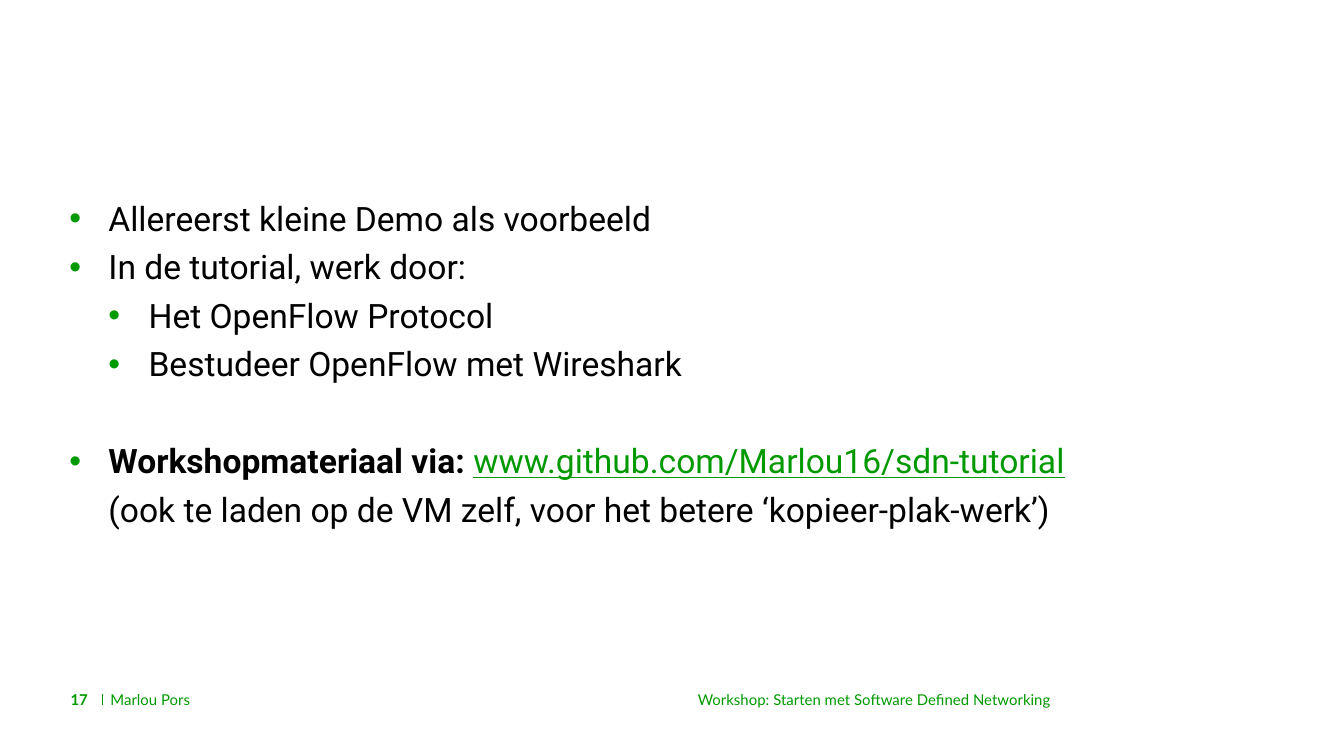
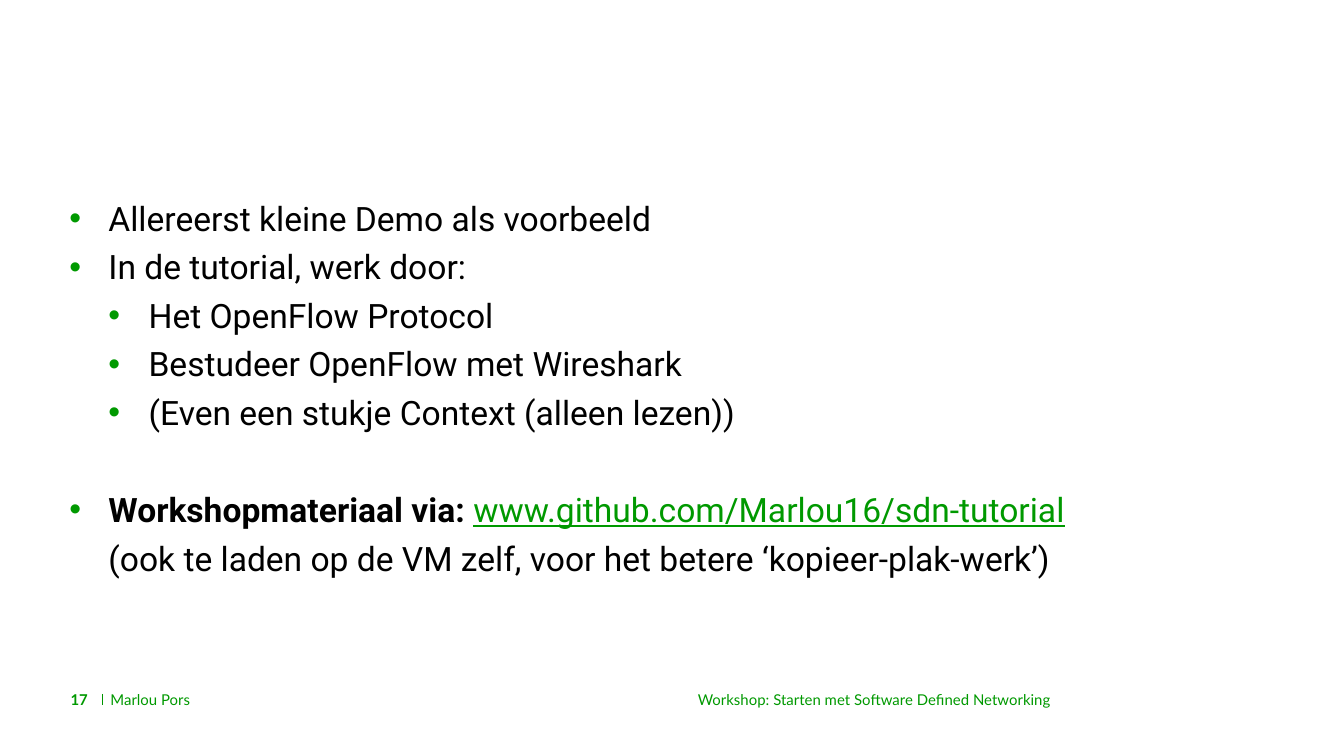
Before and after one commit to Marlou16/sdn-tutorial, a slide deck: slide 17 of Workshop Presentatie.pptx. Drawn at 1344x756 pixels with LibreOffice and Linux fonts; fonts in the diff are those of the drawing; background and template pictures are left out. Boxes give left, top, right and bottom in pixels: in the first picture for what was removed or moved away, otherwise in the second. Text is boxed around its words. In the diff, an @@ line names an element or a change of style, - is before the commit and + after.

Commit message:
The presentation now also available in English, yey

```diff
--- a/Workshop Presentatie.pptx
+++ b/Workshop Presentatie.pptx
@@ text at bbox=[149, 398, 735, 433]: paragraph added @@
+  • (Even een stukje Context (alleen lezen))
```
Also in this commit, not shown: 1 other file.
